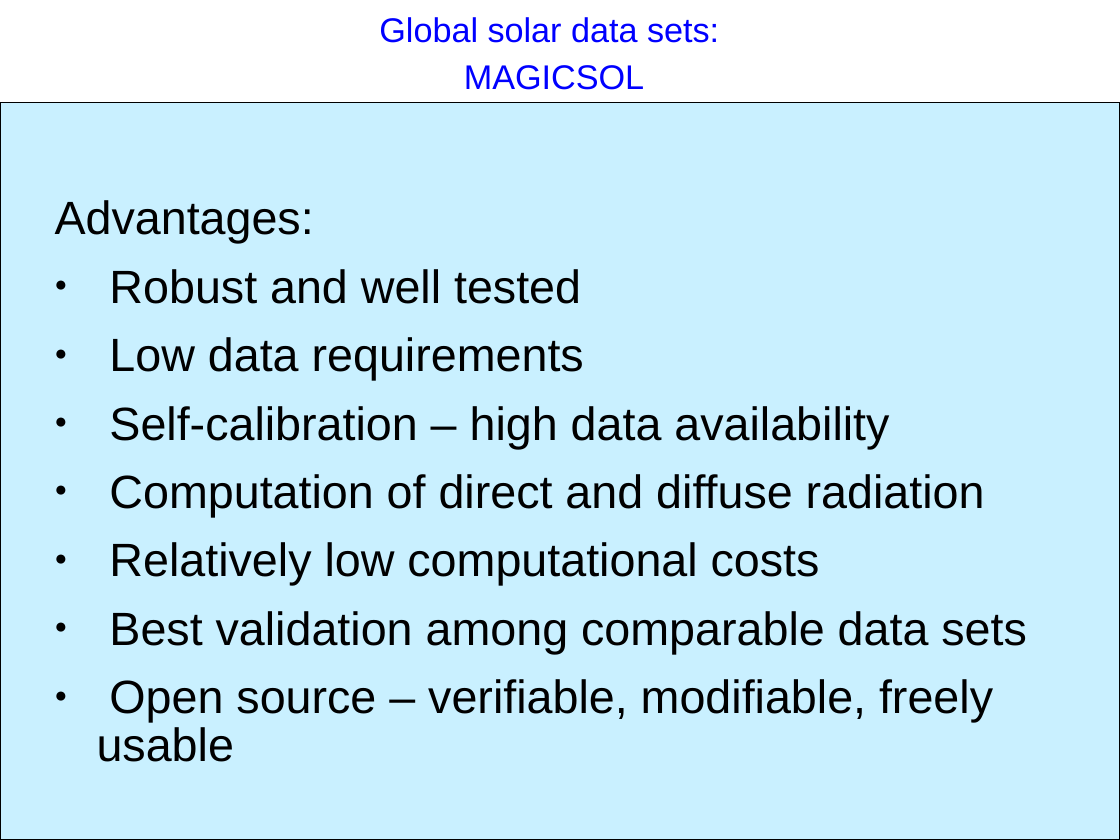
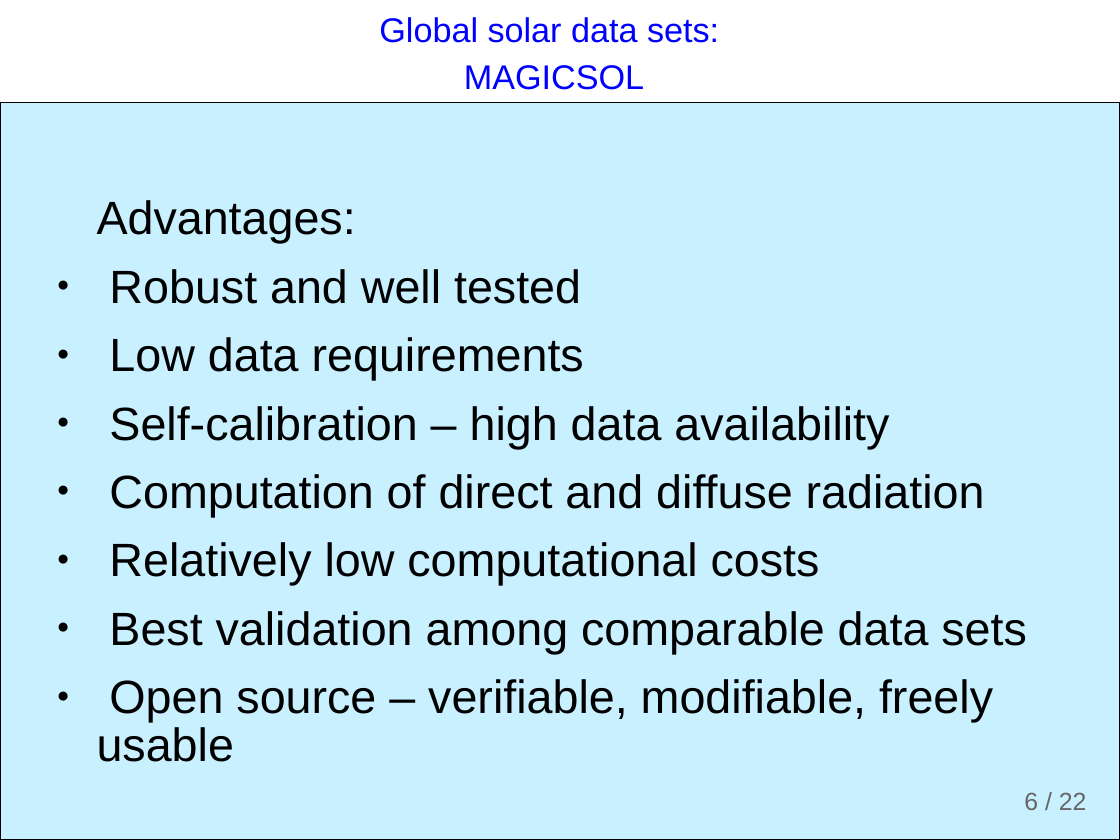
Before and after one commit to ogutu/H.A.L.O., a slide deck: slide 6 of documents/presentations/HALO.odp (slide 5 before the commit). Drawn at 1120x840 pixels with LibreOffice and Linux fonts; fonts in the diff are those of the drawing; background and template pictures are left out. Boxes give left, top, right and bottom in pixels: in the first picture for what was removed or moved away, otherwise in the second. Text is boxed around its words. In the diff, an @@ line names an element or a change of style, - is before the commit and + after.

```diff
--- a/documents/presentations/HALO.odp
+++ b/documents/presentations/HALO.odp
@@ text "Advantages:" at box(97, 200, 1027, 762): indent changed @@
@@ page number added at box(1024, 792, 1087, 810), 16 pt, text #666666 @@
+6 / 22
```
Also in this commit, not shown: 5 other slides changed, 16 slides added, 8 slides removed, 2 other files.
